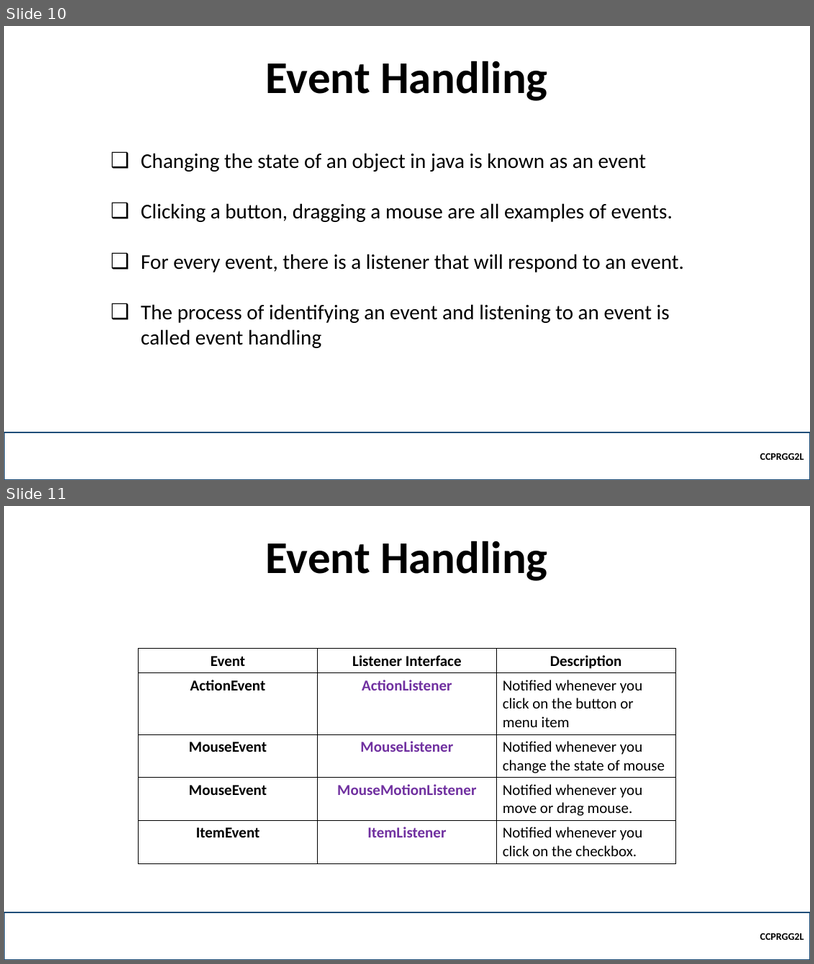
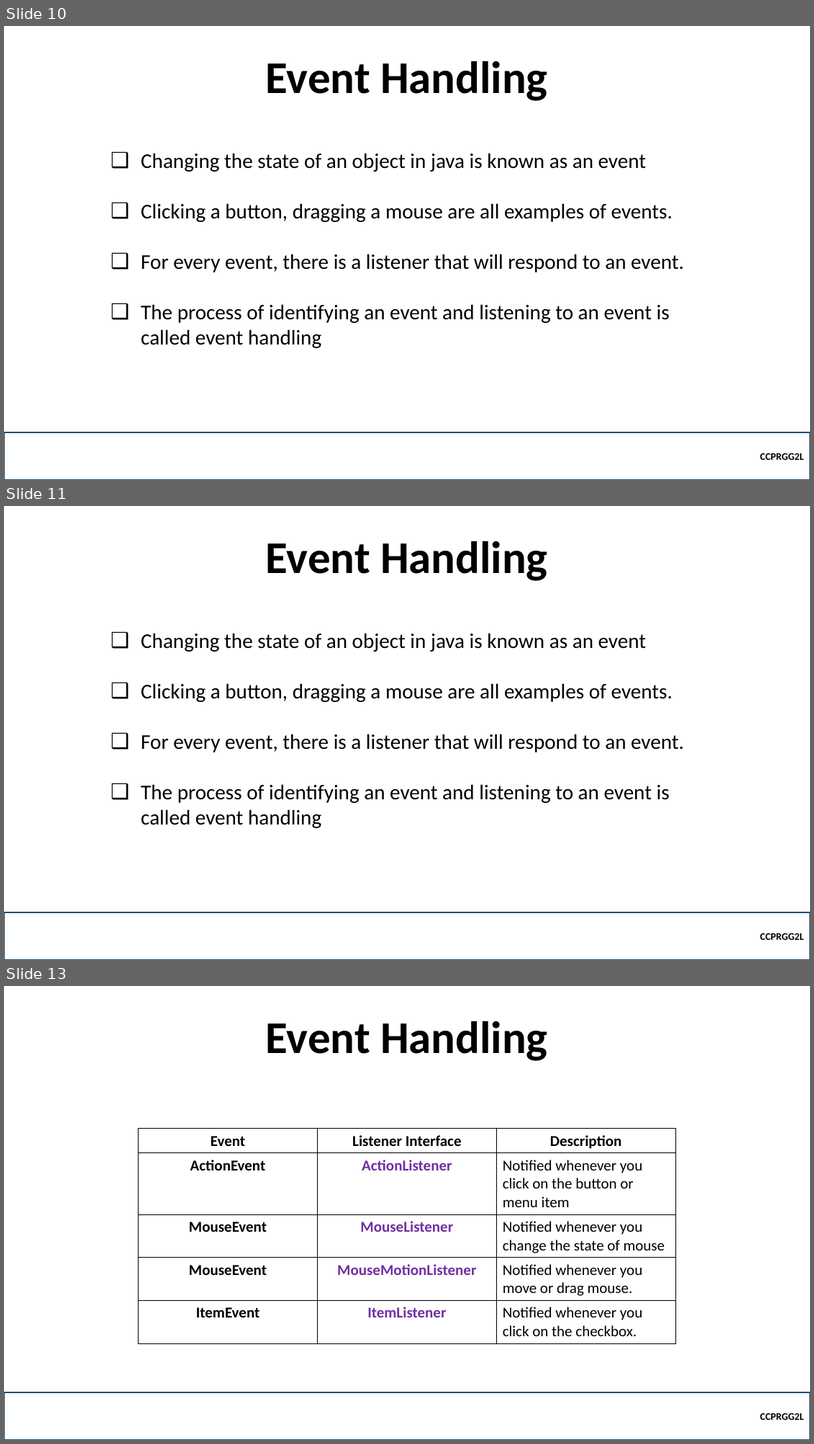
Before and after one commit to robitussin/CCPRGG2L, a slide deck: week_9-10/Java Swing.pptx. Shown one above the other, each under a label of ours: slides 10 and 11 before the commit, slides 10, 11 and 13 after it; the slides between them are not shown. The pictures are 814x964 and 814x1444 pixels, drawn with LibreOffice and Linux fonts; fonts in the diff are those of the drawing; background and template pictures are left out. Boxes give left, top, right and bottom in pixels: in the first picture for what was removed or moved away, otherwise in the second. Text is boxed around its words. In the diff, an @@ line names an element or a change of style, - is before the commit and + after.

```diff
--- a/week_9-10/Java Swing.pptx
+++ b/week_9-10/Java Swing.pptx
@@ slide 11 added at <box>4,506,810,960</box>, background picture (left out) @@
@@ title added at <box>266,541,548,581</box>, 54 pt, text #000000, bold @@
+Event Handling
@@ text added at <box>141,633,684,828</box>, 25 pt, text #000000 @@
+❑ Changing the state of an object in java is known as an event
+❑ Clicking a button, dragging a mouse are all examples of events.
+❑ For every event, there is a listener that will respond to an event.
+❑ The process of identifying an event and listening to an event is called event handling
@@ rectangle added at <box>4,912,810,960</box>, outline #1F4E79 2.25 pt, 12 pt, text #000000, bold @@
+CCPRGG2L
@@ what was slide 11 is now slide 13 @@
```
Also in this commit, not shown: 1 other slide added, 6 other files.
